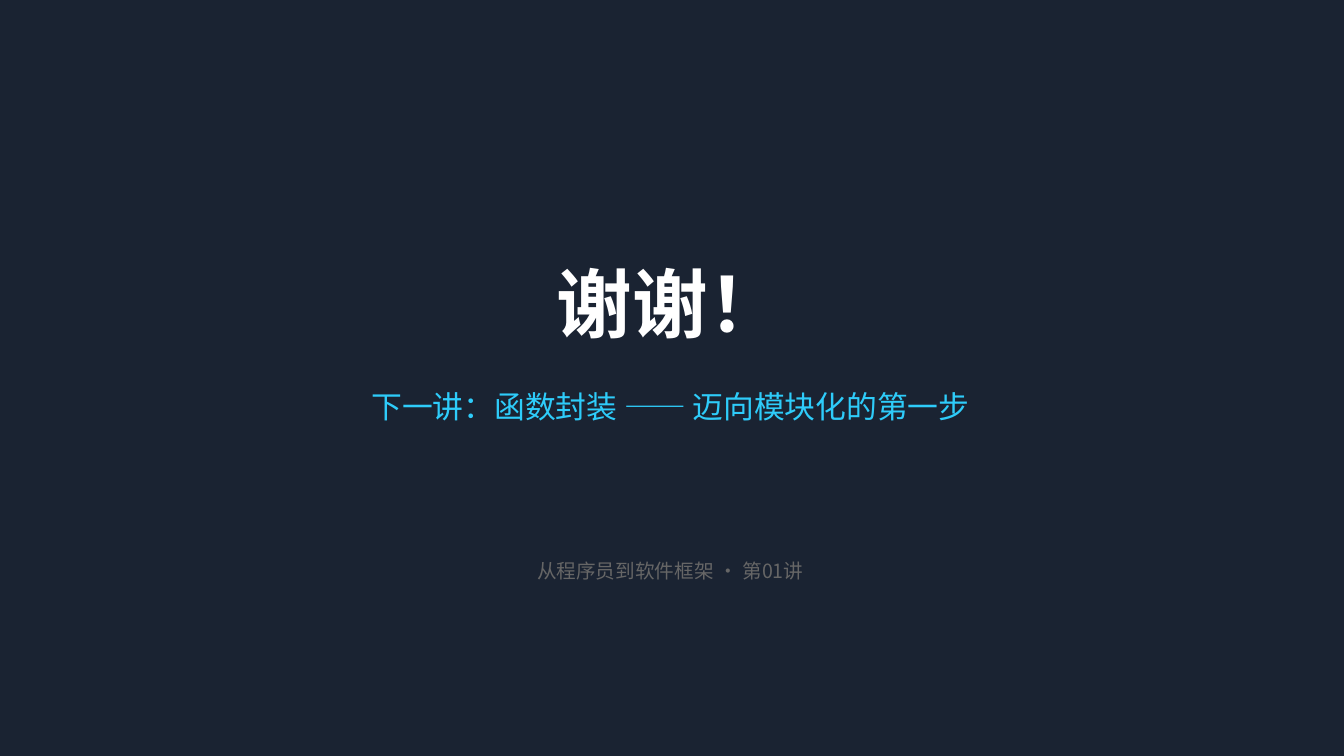
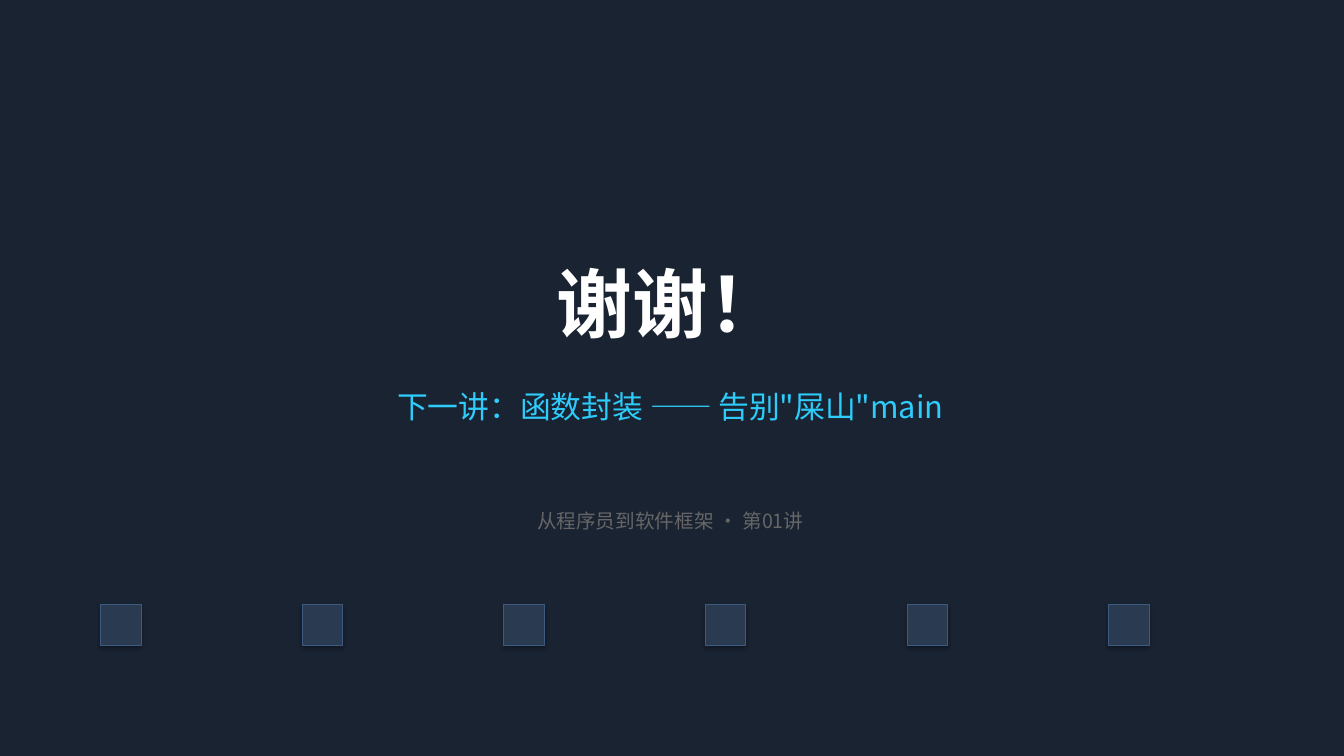
Before and after one commit to dll/cpsf, a slide deck: slide 13 of 01_你好世界/docs/课件.pptx (slide 11 before the commit). Drawn at 1344x756 pixels with LibreOffice and Linux fonts; fonts in the diff are those of the drawing. Boxes give left, top, right and bottom in pixels: in the first picture for what was removed or moved away, otherwise in the second. Text is boxed around its words. In the diff, an @@ line names an element or a change of style, - is before the commit and + after.

Commit message:
upgrade: 第1阶段全面升级V2
- 主题从'你好世界'升级为'表达式 —— C语言的灵魂'
- 新增C语言简史（1972年、Dennis Ritchie、贝尔实验室、UNIX）
- 深度解析表达式概念（5种表达式类型、万物皆表达式）
- 新增UML风格层次结构图（表达式→语句→函数→程序）
- 新增UML活动图风格编译流程图
- 增加C语言江湖地位介绍
- 幽默语言风格（冷知识、骚操作）
- 视频重新生成（突出表达式+C语言诞生+UML背景）
- PPT升级到13页（时间线、层次图、活动图）
- 思考题精简为4道更有深度的思辨题

```diff
--- a/01_你好世界/docs/课件.pptx
+++ b/01_你好世界/docs/课件.pptx
@@ text at bbox=[397, 392, 943, 421]: text changed @@
-下一讲：函数封装 —— 迈向模块化的第一步
+下一讲：函数封装 —— 告别"屎山"main
@@ text "从程序员到软件框架 · 第01讲": place and size @@
-text "从程序员到软件框架 · 第01讲" at bbox=[537, 562, 803, 580]
+text "从程序员到软件框架 · 第01讲" at bbox=[537, 512, 803, 530]
@@ rectangle added at bbox=[101, 605, 141, 645], fill #2A3A50, outline #3D5A80 0.75 pt @@
@@ rectangle added at bbox=[302, 605, 343, 645], fill #2A3A50, outline #3D5A80 0.75 pt @@
@@ rectangle added at bbox=[504, 605, 544, 645], fill #2A3A50, outline #3D5A80 0.75 pt @@
@@ rectangle added at bbox=[706, 605, 746, 645], fill #2A3A50, outline #3D5A80 0.75 pt @@
@@ rectangle added at bbox=[907, 605, 948, 645], fill #2A3A50, outline #3D5A80 0.75 pt @@
@@ rectangle added at bbox=[1109, 605, 1149, 645], fill #2A3A50, outline #3D5A80 0.75 pt @@
```
Also in this commit, not shown: 8 other slides changed, 4 slides added, 2 slides removed, 5 other files.
